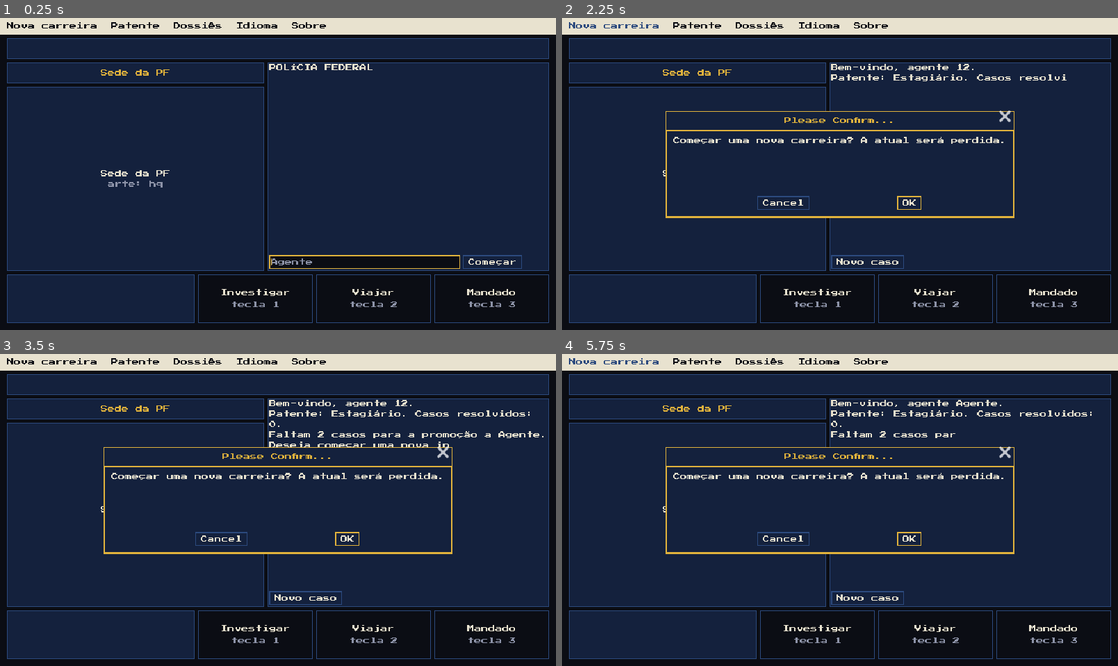
Above: before the commit, frames 1-4 (two rows, left to right).
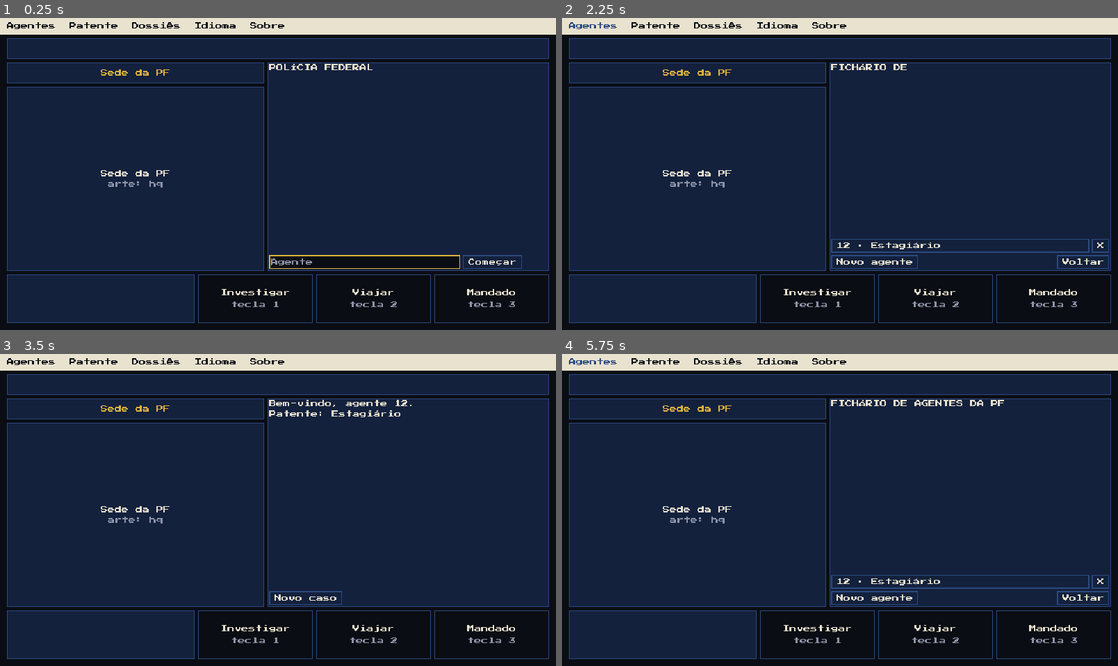
Above: after the commit, the same moments.

Repository: diegommelo/carmen
Game: Godot game, scene res://ui/main.tscn
The game is run twice, just before and just after one commit, with the same random seed, the same clock (stepped at 60 frames per second) and the same inputs.
Inputs (mouse positions are in pixels of both pictures, inside the frame that each line leads up to):
- Up to frame 1 (0.25 s): no input
- Up to frame 2 (2.25 s): click (928, 261) at 0.52 s; type "12" at 0.6 s; click "Começar" at 1.25 s; click (612, 27) at 2 s, where only the run before the commit has a clickable "Nova carreira"
- Up to frame 3 (3.5 s): click (400, 581) at 2.75 s, where only the run after the commit has a clickable "12 · Estagiário"
- Up to frame 4 (5.75 s): click (906, 538) at 3.5 s, where only the run before the commit has a clickable "OK"; click (1056, 597) at 4.25 s, where only the run before the commit has a clickable "Começar"; click (595, 363) at 5 s, where only the run after the commit has a clickable "Agentes"

The runs differ from the first frame. In frame 1, 0.4% of the frame differs, in the area x 1-59%, y 1-4%; in frame 2, 3.7%; in frame 3, 3.1%; in frame 4, 4.0%, in the area x 1-99%, y 1-81%.

Commit message:
Keep several agents in an agent file, like ACME.DAT
Agents live in user://agents.json (up to 8), each with their own career and
case in progress. The old career.json becomes the first agent. The Agents menu
picks, registers or deletes agents; New career restarts the same agent after
the boss is caught.

Co-Authored-By: Claude Opus 5.5 <noreply@anthropic.com>

Diff:
--- a/game/core/career.gd
+++ b/game/core/career.gd
@@ -1,47 +1,100 @@
 class_name Career
 extends RefCounted
-## Carreira do agente salva entre partidas: {name, cases, rank, caught} e, quando o
-## jogador salva ao sair, o caso em andamento em "case" ({seed, actions, marks}).
+## Fichário de agentes salvo entre partidas, como o ACME.DAT do original:
+## {"current": índice, "agents": [{name, cases, rank, caught}]}. O caso em andamento de
+## cada agente fica no próprio agente, em "case" ({seed, actions, marks}).
 ## No navegador, user:// fica guardado pelo próprio navegador.
 
-const PATH := "user://career.json"
+const PATH := "user://agents.json"
+## Save de antes do fichário, com um agente só: vira o primeiro agente do fichário.
+const LEGACY_PATH := "user://career.json"
+## O original guardava 12; aqui cabem 8 no painel de texto sem rolar.
+const MAX_AGENTS := 8
+const MAX_NAME := 16
 
 
 static func fresh(agent_name: String) -> Dictionary:
 	return {"name": agent_name, "cases": 0, "rank": 0, "caught": []}
 
 
-## Sem arquivo (ou com arquivo estragado), devolve {}.
-static func load_saved(path: String = PATH) -> Dictionary:
+static func empty_roster() -> Dictionary:
+	return {"current": -1, "agents": []}
+
+
+## Sem arquivo (ou com arquivo estragado), devolve um fichário vazio. Agentes estragados
+## ficam de fora.
+static func load_roster(path: String = PATH, legacy_path: String = LEGACY_PATH) -> Dictionary:
+	var roster := empty_roster()
 	if not FileAccess.file_exists(path):
-		return {}
-	var data = JSON.parse_string(FileAccess.get_file_as_string(path))
+		var old := _parse_agent(_read_json(legacy_path))
+		if old.is_empty():
+			return roster
+		roster = {"current": 0, "agents": [old]}
+		if save_roster(roster, path):
+			erase(legacy_path)
+		return roster
+	var data = _read_json(path)
+	if typeof(data) != TYPE_DICTIONARY or typeof(data.get("agents")) != TYPE_ARRAY:
+		return roster
+	for entry in data.agents:
+		var agent := _parse_agent(entry)
+		if not agent.is_empty():
+			roster.agents.append(agent)
+	roster.current = clampi(int(data.get("current", -1)), -1, roster.agents.size() - 1)
+	return roster
+
+
+static func save_roster(roster: Dictionary, path: String = PATH) -> bool:
+	var f := FileAccess.open(path, FileAccess.WRITE)
+	if f == null:
+		return false
+	f.store_string(JSON.stringify(roster))
+	return true
+
+
+## O agente escolhido, o mesmo dicionário que está no fichário; {} se não há.
+static func current(roster: Dictionary) -> Dictionary:
+	var i: int = roster.current
+	return roster.agents[i] if i >= 0 and i < roster.agents.size() else {}
+
+
+static func add(roster: Dictionary, agent: Dictionary) -> bool:
+	if roster.agents.size() >= MAX_AGENTS:
+		return false
+	roster.agents.append(agent)
+	roster.current = roster.agents.size() - 1
+	return true
+
+
+## Apagar o agente escolhido deixa o fichário sem ninguém escolhido.
+static func remove(roster: Dictionary, index: int) -> void:
+	roster.agents.remove_at(index)
+	if roster.current == index:
+		roster.current = -1
+	elif roster.current > index:
+		roster.current -= 1
+
+
+static func erase(path: String = PATH) -> void:
+	if FileAccess.file_exists(path):
+		DirAccess.remove_absolute(path)
+
+
+static func _read_json(path: String) -> Variant:
+	if not FileAccess.file_exists(path):
+		return null
+	return JSON.parse_string(FileAccess.get_file_as_string(path))
+
+
+static func _parse_agent(data: Variant) -> Dictionary:
 	if typeof(data) != TYPE_DICTIONARY or not data.has("cases"):
 		return {}
-	var career := {
+	var agent := {
 		"name": str(data.get("name", "")),
 		"cases": int(data.cases),
 		"rank": int(data.get("rank", 0)),
 		"caught": Array(data.get("caught", [])),
 	}
 	if typeof(data.get("case")) == TYPE_DICTIONARY:
-		career.case = data.case
-	return career
-
-
-## Sem `case_state`, o caso salvo antes (se havia) é descartado.
-static func save(detective: Dictionary, path: String = PATH, case_state: Dictionary = {}) -> bool:
-	var f := FileAccess.open(path, FileAccess.WRITE)
-	if f == null:
-		return false
-	var data := detective.duplicate()
-	data.erase("case")
-	if not case_state.is_empty():
-		data.case = case_state
-	f.store_string(JSON.stringify(data))
-	return true
-
-
-static func erase(path: String = PATH) -> void:
-	if FileAccess.file_exists(path):
-		DirAccess.remove_absolute(path)
+		agent.case = data.case
+	return agent
--- a/game/i18n/ui.csv
+++ b/game/i18n/ui.csv
@@ -40,7 +40,6 @@
 BTN_START,Start,Começar
 NEXT_RANK,%d more cases until your promotion to %s.,Faltam %d casos para a promoção a %s.
 NEXT_RANK_ONE,One more case until your promotion to %s.,Falta 1 caso para a promoção a %s.
-CONFIRM_NEW_CAREER,Start a new career? The current one will be lost.,Começar uma nova carreira? A atual será perdida.
 BTN_INVESTIGATE,Investigate,Investigar
 BTN_WARRANT,Warrant,Mandado
 KEY_HINT,key %d,tecla %d
@@ -94,3 +93,9 @@
 BTN_SEARCH,Search,Buscar
 ONE_MATCH,Only %s matches these traits.,Só %s bate com esses traços.
 WARRANT_NOT_ISSUED,No warrant: it must point to a single suspect. The request counted as a search.,Sem mandado: ele precisa apontar um único suspeito. O pedido contou como busca.
+MENU_AGENTS,Agents,Agentes
+AGENTS_TITLE,[b]FEDERAL POLICE AGENT FILES[/b],[b]FICHÁRIO DE AGENTES DA PF[/b]
+AGENTS_ONGOING,* case in progress,* caso em andamento
+BTN_NEW_AGENT,New agent,Novo agente
+BTN_DELETE,Delete,Apagar
+CONFIRM_DELETE_AGENT,Delete agent %s? Their career will be lost.,Apagar o agente %s? A carreira dele será perdida.
--- a/game/tests/run_tests.gd
+++ b/game/tests/run_tests.gd
@@ -475,14 +475,35 @@
 
 
 func _test_career_save() -> void:
-	var path := "user://test_career.json"
+	var path := "user://test_agents.json"
+	var legacy := "user://test_career.json"
 	Career.erase(path)
-	check(Career.load_saved(path).is_empty(), "sem arquivo, sem carreira")
-	var agent := {"name": "Moro", "cases": 3, "rank": 2, "caught": ["a", "b", "c"]}
-	check(Career.save(agent, path), "salvou a carreira")
-	check(Career.load_saved(path) == agent, "carreira lida igual à salva: %s" % [Career.load_saved(path)])
+	Career.erase(legacy)
+	var roster := Career.load_roster(path, legacy)
+	check(roster.agents.is_empty() and Career.current(roster).is_empty(), "sem arquivo, fichário vazio")
+	var moro := {"name": "Moro", "cases": 3, "rank": 2, "caught": ["a", "b", "c"]}
+	var dallagnol := Career.fresh("Dallagnol")
+	check(Career.add(roster, moro) and Career.add(roster, dallagnol), "cadastrou dois agentes")
+	check(Career.current(roster) == dallagnol, "o último cadastrado fica escolhido")
+	roster.current = 0
+	Career.current(roster).cases = 4
+	check(Career.save_roster(roster, path), "salvou o fichário")
+	var loaded := Career.load_roster(path, legacy)
+	check(loaded.agents.size() == 2 and Career.current(loaded).name == "Moro", "fichário lido com o agente escolhido")
+	check(Career.current(loaded).cases == 4, "mexer no agente escolhido mexe no fichário: %s" % [loaded])
+	Career.remove(loaded, 0)
+	check(loaded.current == -1 and loaded.agents[0].name == "Dallagnol", "apagar o escolhido não deixa ninguém escolhido")
+	for i in Career.MAX_AGENTS:
+		Career.add(loaded, Career.fresh("A%d" % i))
+	check(loaded.agents.size() == Career.MAX_AGENTS, "o fichário tem limite")
 	Career.erase(path)
-	check(Career.load_saved(path).is_empty(), "apagou a carreira")
+	var f := FileAccess.open(legacy, FileAccess.WRITE)
+	f.store_string(JSON.stringify(moro))
+	f.close()
+	var migrated := Career.load_roster(path, legacy)
+	check(migrated.agents.size() == 1 and Career.current(migrated) == moro, "save antigo vira o primeiro agente")
+	check(FileAccess.file_exists(path) and not FileAccess.file_exists(legacy), "save antigo trocado pelo fichário")
+	Career.erase(path)
 
 
 ## Um caso salvo no meio e refeito a partir da semente e das ações fica igual ao original.
@@ -499,12 +520,14 @@
 		s.travel(s.destinations()[0])
 	s.issue_warrant({pack.rules.sex_trait: s.suspect.traits[pack.rules.sex_trait]})
 	check(s.outcome == CaseSession.ONGOING, "caso de teste ainda em andamento")
-	var state := s.save_state()
-	state.marks = {"sex": "f"}
-	check(Career.save(agent, path, state), "salvou carreira com caso")
-	var loaded := Career.load_saved(path)
+	var roster := Career.empty_roster()
+	Career.add(roster, agent.duplicate(true))
+	Career.current(roster).case = s.save_state()
+	Career.current(roster).case.marks = {"sex": "f"}
+	check(Career.save_roster(roster, path), "salvou o fichário com caso")
+	var loaded := Career.current(Career.load_roster(path, ""))
 	Career.erase(path)
-	check(loaded.has("case") and loaded.case.marks == {"sex": "f"}, "o caso volta junto com a carreira")
+	check(loaded.has("case") and loaded.case.marks == {"sex": "f"}, "o caso volta junto com o agente")
 	var saved: Dictionary = loaded.case
 	loaded.erase("case")
 	var t := CaseSession.new(pack, int(saved.seed))
@@ -519,9 +542,6 @@
 	var u := CaseSession.new(pack, int(saved.seed))
 	u.start(loaded)
 	check(not u.replay([["travel", "nowhere"]]), "ação que não cabe no caso invalida o save")
-	check(Career.save(agent, path), "salvou de novo sem caso")
-	check(not Career.load_saved(path).has("case"), "salvar sem caso descarta o caso anterior")
-	Career.erase(path)
 
 
 ## Na paródia, busca e mandado custam horas; pedido ambíguo conta como busca.
--- a/game/ui/game_frame.gd
+++ b/game/ui/game_frame.gd
@@ -10,7 +10,7 @@
 signal animation_finished
 signal continued
 
-const MENU_IDS := ["new_career", "rank", "dossier", "language", "about"]
+const MENU_IDS := ["agents", "rank", "dossier", "language", "about"]
 const VERB_COUNT := 3
 ## Caracteres por segundo da máquina de escrever.
 const TYPE_SPEED := 60.0
--- a/game/ui/main.gd
+++ b/game/ui/main.gd
@@ -8,6 +8,8 @@
 
 var pack: ContentPack
 var session: CaseSession
+var roster: Dictionary
+## O agente escolhido no fichário (o mesmo dicionário que está em roster.agents).
 var detective: Dictionary
 
 var _marks: Dictionary = {}
@@ -17,6 +19,7 @@
 ## Cidades visitadas no caso, da cena do crime até a atual, para desenhar no mapa.
 var _route: Array = []
 var _confirm: ConfirmationDialog
+var _confirm_action := Callable()
 var _info: AcceptDialog
 var _languages: PopupMenu
 ## Tela fora do caso (identificação, sede, briefing) a redesenhar quando o idioma muda.
@@ -35,26 +38,30 @@
 	verb_pressed.connect(_on_verb)
 	menu_pressed.connect(_on_menu)
 	_refresh_labels()
-	detective = Career.load_saved()
-	if detective.is_empty():
+	roster = Career.load_roster()
+	detective = Career.current(roster)
+	if not detective.is_empty():
+		_show_home()
+	elif roster.agents.is_empty():
 		_show_welcome()
 	else:
-		_show_home()
-
-
-## Salva a carreira e, com um caso em andamento, o caso (semente e ações). Roda depois
-## de cada ação, para nada se perder ao fechar o jogo, inclusive no navegador.
+		_show_agents()
+
+
+## Salva o fichário e, com um caso em andamento, o caso (semente e ações) no agente.
+## Roda depois de cada ação, para nada se perder ao fechar o jogo, inclusive no navegador.
 func _autosave() -> void:
-	var state := {}
 	if session != null and session.outcome == CaseSession.ONGOING:
-		state = session.save_state()
-		state.marks = _marks
-	Career.save(detective, Career.PATH, state)
+		detective.case = session.save_state()
+		detective.case.marks = _marks
+	else:
+		detective.erase("case")
+	Career.save_roster(roster)
 
 
 func _build_dialogs() -> void:
 	_confirm = ConfirmationDialog.new()
-	_confirm.confirmed.connect(_on_new_career)
+	_confirm.confirmed.connect(func(): _confirm_action.call())
 	add_child(_confirm)
 	_info = AcceptDialog.new()
 	add_child(_info)
@@ -68,7 +75,7 @@
 
 func _refresh_labels() -> void:
 	set_menu_texts({
-		"new_career": tr("BTN_NEW_CAREER"),
+		"agents": tr("MENU_AGENTS"),
 		"rank": tr("MENU_RANK"),
 		"dossier": tr("MENU_DOSSIERS"),
 		"language": tr("MENU_LANGUAGE"),
@@ -80,9 +87,8 @@
 
 func _on_menu(id: String) -> void:
 	match id:
-		"new_career":
-			_confirm.dialog_text = tr("CONFIRM_NEW_CAREER")
-			_confirm.popup_centered()
+		"agents":
+			_show_agents()
 		"rank":
 			_show_info(tr("MENU_RANK"), _rank_text())
 		"dossier":
@@ -158,7 +164,7 @@
 	clear_choices()
 
 
-## Sem carreira salva: boas-vindas da PF e cadastro do agente.
+## Boas-vindas da PF e cadastro de um agente novo no fichário.
 func _show_welcome() -> void:
 	_redraw = _show_welcome
 	_show_hq()
@@ -167,18 +173,78 @@
 	var row := add_choice_row()
 	var field := LineEdit.new()
 	field.placeholder_text = tr("DEFAULT_AGENT")
+	field.max_length = Career.MAX_NAME
 	field.custom_minimum_size.x = 220
 	field.text_submitted.connect(func(_text): _on_identified(field))
 	row.add_child(field)
 	add_choice(row, tr("BTN_START"), _on_identified.bind(field))
+	if not roster.agents.is_empty():
+		var bar := add_choice_bar()
+		add_spacer(bar)
+		add_choice(bar, tr("BTN_BACK"), _show_agents)
 	field.grab_focus.call_deferred()
 
 
 func _on_identified(field: LineEdit) -> void:
 	var agent_name := field.text.strip_edges()
-	detective = Career.fresh(agent_name if agent_name != "" else tr("DEFAULT_AGENT"))
-	Career.save(detective)
+	var agent := Career.fresh(agent_name if agent_name != "" else tr("DEFAULT_AGENT"))
+	if not Career.add(roster, agent):
+		_show_agents()
+		return
+	detective = agent
+	Career.save_roster(roster)
 	_show_home()
+
+
+## Fichário: escolher, cadastrar ou apagar agentes. Quem tem caso em andamento leva *.
+## O caso de quem estava jogando já foi salvo na última ação.
+func _show_agents() -> void:
+	_redraw = _show_agents
+	_show_hq()
+	say(tr("AGENTS_TITLE"))
+	var ongoing := false
+	for i in roster.agents.size():
+		var agent: Dictionary = roster.agents[i]
+		var row := add_choice_bar()
+		var label := "%s · %s" % [agent.name, pack.ranks[agent.rank].name]
+		if agent.has("case"):
+			label += " *"
+			ongoing = true
+		var pick := add_choice(row, label, _on_agent_picked.bind(i))
+		pick.size_flags_horizontal = Control.SIZE_EXPAND_FILL
+		pick.clip_text = true
+		pick.alignment = HORIZONTAL_ALIGNMENT_LEFT
+		add_choice(row, "X", _confirm_delete.bind(i)).tooltip_text = tr("BTN_DELETE")
+	if ongoing:
+		say(tr("AGENTS_ONGOING"))
+	var bar := add_choice_bar()
+	add_choice(bar, tr("BTN_NEW_AGENT"), _show_welcome, roster.agents.size() < Career.MAX_AGENTS)
+	if not detective.is_empty():
+		add_spacer(bar)
+		add_choice(bar, tr("BTN_BACK"), _show_home)
+
+
+func _on_agent_picked(index: int) -> void:
+	roster.current = index
+	detective = Career.current(roster)
+	Career.save_roster(roster)
+	_show_home()
+
+
+func _confirm_delete(index: int) -> void:
+	_confirm.dialog_text = tr("CONFIRM_DELETE_AGENT") % roster.agents[index].name
+	_confirm_action = _delete_agent.bind(index)
+	_confirm.popup_centered()
+
+
+func _delete_agent(index: int) -> void:
+	Career.remove(roster, index)
+	detective = Career.current(roster)
+	Career.save_roster(roster)
+	if roster.agents.is_empty():
+		_show_welcome()
+	else:
+		_show_agents()
 
 
 ## Com carreira salva, o agente já entra identificado. Se havia caso em andamento,
@@ -290,10 +356,13 @@
 	_show_city()
 
 
+## Depois de prender o chefe: o mesmo agente recomeça do zero.
 func _on_new_career() -> void:
-	Career.erase()
-	detective = {}
-	_show_welcome()
+	var agent := Career.fresh(detective.name)
+	roster.agents[roster.current] = agent
+	detective = agent
+	Career.save_roster(roster)
+	_show_home()
 
 
 func _sex_name() -> String:
Not shown, changed: CLAUDE.md
